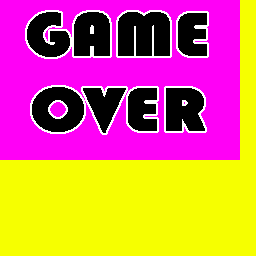
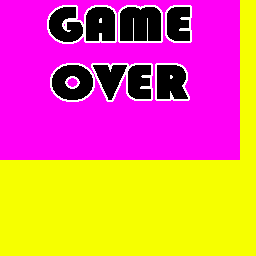
The second 256×256 image is a revision of the first. Changes to its layers:
painted on "GAME OVER" over left=27, top=7, right=207, bottom=133
painted on "Layer 1" over left=25, top=5, right=209, bottom=135
